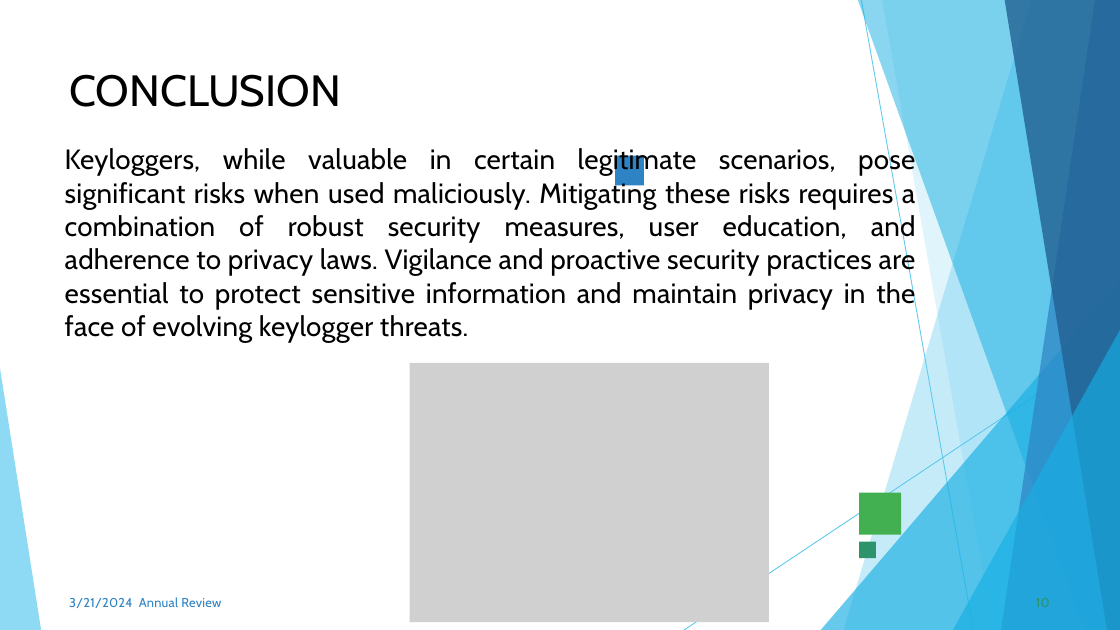
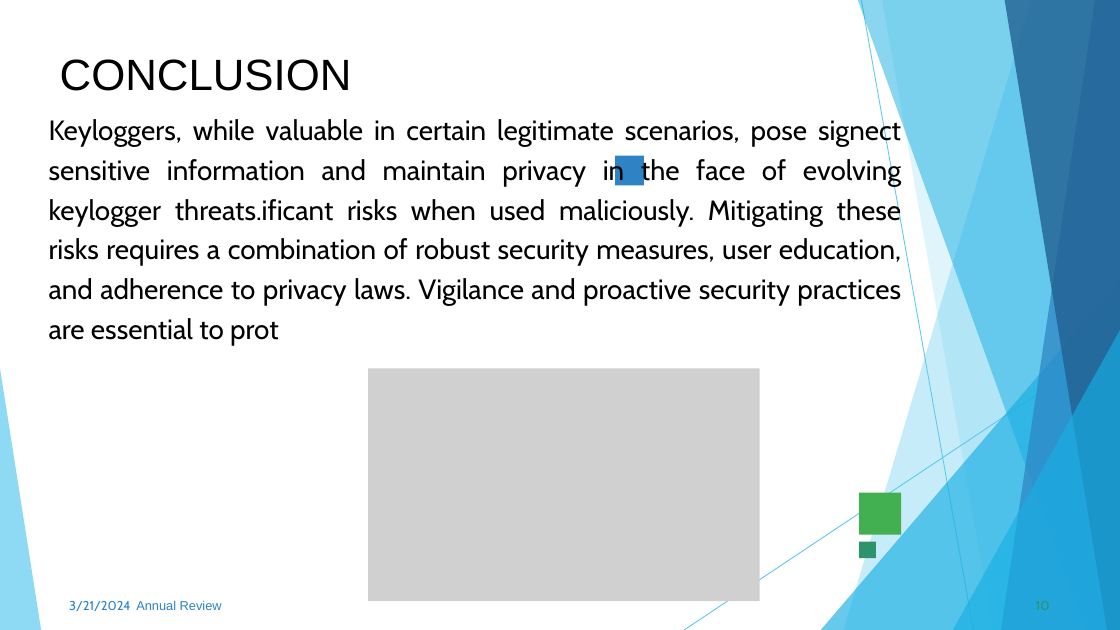
Before and after one commit to aishu-v1717/keylogger, a slide deck: slide 15 of AISH PROJECTs.pptx.pptx. Drawn at 1120x630 pixels with LibreOffice and Linux fonts; fonts in the diff are those of the drawing; grey boxes stand for pictures; background and template pictures are left out. Boxes give left, top, right and bottom in pixels: in the first picture for what was removed or moved away, otherwise in the second. Text is boxed around its words. In the diff, an @@ line names an element or a change of style, - is before the commit and + after.

```diff
--- a/AISH PROJECTs.pptx.pptx
+++ b/AISH PROJECTs.pptx.pptx
@@ freeform shape at box(843, 0, 1120, 630): fill #5FCAEE at 36% opacity to #5FCAEE at 35% opacity @@
@@ text "CONCLUSION": place and size @@
-text "CONCLUSION" at box(69, 74, 341, 107)
+text "CONCLUSION" at box(60, 59, 352, 91)
@@ text "CONCLUSION" at box(60, 59, 352, 91): font Cabin to Arial; line spacing 67.6pt to 1.2 @@
@@ text at box(49, 117, 901, 345): text changed @@
-Keyloggers, while valuable in certain legitimate scenarios, pose significant risks when used maliciously. Mitigating these risks requires a combination of robust security measures, user education, and adherence to privacy laws. Vigilance and proactive security practices are essential to protect sensitive information and maintain privacy in the face of evolving keylogger threats.
+Keyloggers, while valuable in certain legitimate scenarios, pose signect sensitive information and maintain privacy in the face of evolving keylogger threats.ificant risks when used maliciously. Mitigating these risks requires a combination of robust security measures, user education, and adherence to privacy laws. Vigilance and proactive security practices are essential to prot
@@ picture: place and size @@
-picture at box(409, 363, 769, 622)
+picture at box(368, 368, 759, 601)
@@ text "3/21/2024 Annual Review" at box(69, 600, 222, 611): font Cabin to Arial in "Annual Review"; letter spacing 0.3 to 0 pt; line spacing 19.1pt to 1.16 @@
@@ text "10" at box(1036, 601, 1050, 610): letter spacing 0.1 to 0 pt; line spacing 19.8pt to 1.2 @@
```
Also in this commit, not shown: 16 other slides changed.
